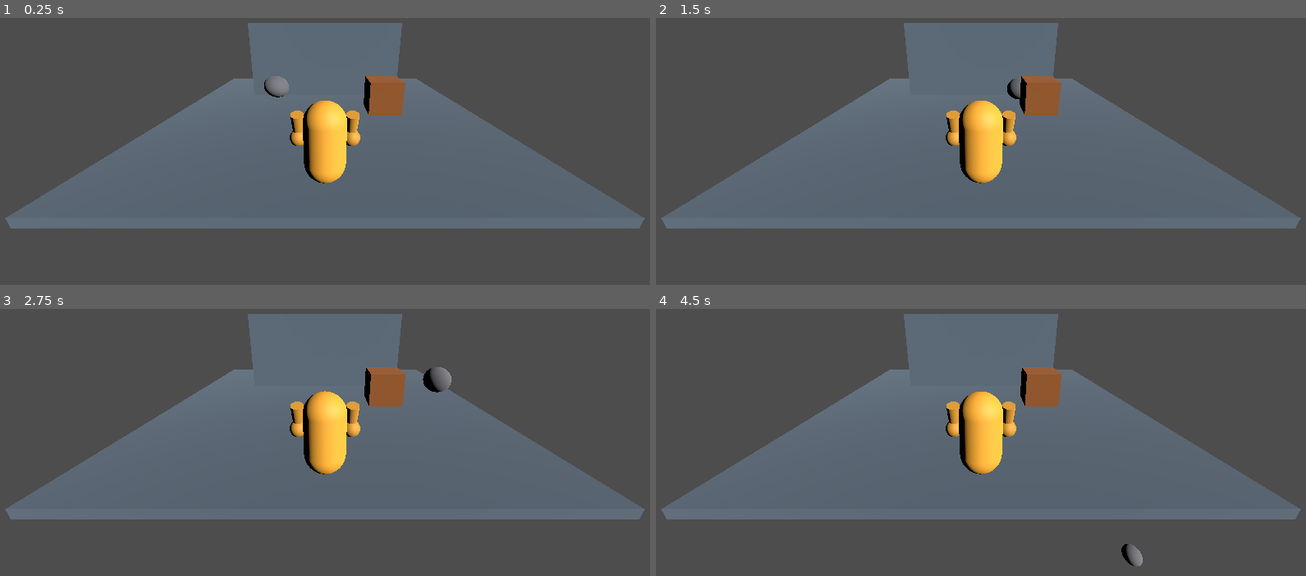
Above: before the commit, frames 1-4 (two rows, left to right).
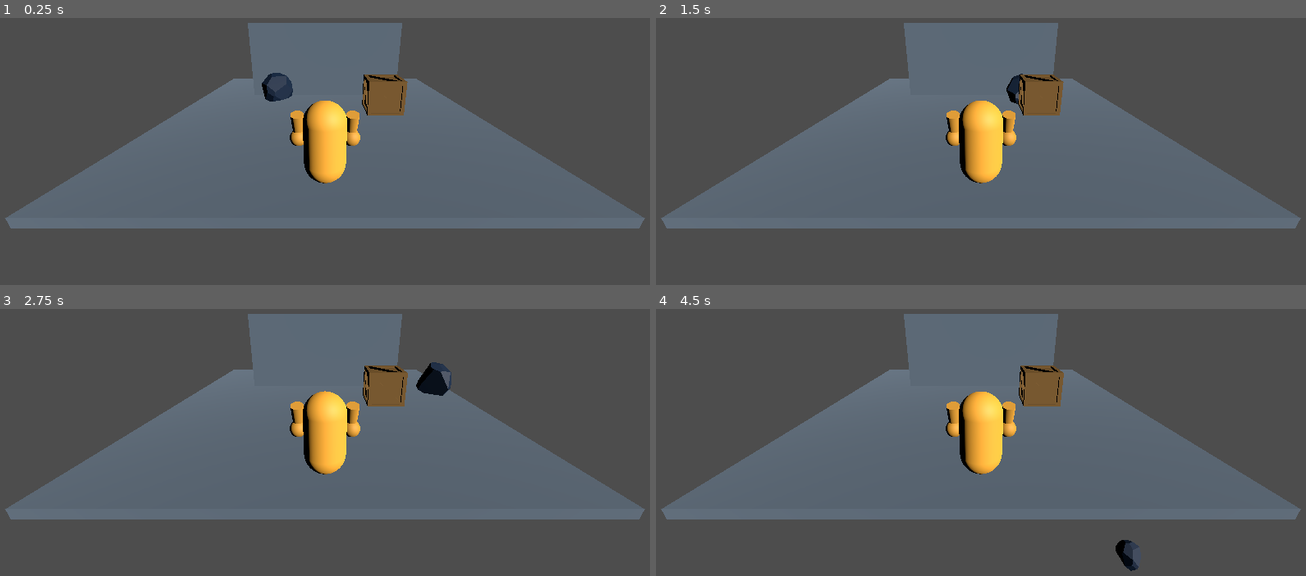
Above: after the commit, the same moments.

Repository: Delgado-dot/Cuy-Kombat
Game: Godot game, scene res://tests/objects/breakable_impact_test.tscn
Two runs of this game, one before a commit and one after it. Both use one fixed random seed, a clock stepped at 60 frames per second and the inputs below. This scene is started directly instead of the project's main scene.
Inputs:
- Up to frame 1 (0.25 s): no input
- Up to frame 2 (1.5 s): tap Enter at 0.5 s; hold Right 0.53-1.28 s; tap G (grab_p1) at 0.6 s; tap Space at 0.77 s; hold Down from 1.28 s (still down); tap K (grab_p2) at 1.35 s
- Up to frame 3 (2.75 s): tap Space at 1.52 s; release Down at 2.03 s; hold Right from 2.03 s (still down); tap T (throw_p1) at 2.1 s
- Up to frame 4 (4.5 s): release Right at 2.78 s; hold Up 2.78-3.53 s; tap O (throw_p2) at 2.85 s; tap Space at 3.02, 3.77 s; hold Left from 3.53 s (still down); tap Enter at 3.6 s; tap Ctrl at 4.35 s

The runs differ from the first frame. In frame 1, 1.3% of the frame differs, in the area x 40-63%, y 20-37%; in frame 2, 1.1%; in frame 3, 1.4%, in the area x 55-70%, y 19-37%; in frame 4, 1.2%.

Commit message:
feat(objects): integrate 3d object models

Diff:
--- a/scenes/gameplay/barrel.tscn
+++ b/scenes/gameplay/barrel.tscn
@@ -1,16 +1,8 @@
-[gd_scene load_steps=5 format=3]
+[gd_scene load_steps=4 format=3]
 
 [ext_resource type="PackedScene" path="res://scenes/gameplay/interactable_object.tscn" id="1_interactable"]
 [ext_resource type="Script" path="res://scripts/gameplay/barrel.gd" id="2_barrel"]
-
-[sub_resource type="StandardMaterial3D" id="StandardMaterial3D_barrel"]
-albedo_color = Color(0.32, 0.14, 0.05, 1)
-
-[sub_resource type="CylinderMesh" id="CylinderMesh_barrel"]
-material = SubResource("StandardMaterial3D_barrel")
-top_radius = 0.5
-bottom_radius = 0.5
-height = 1.2
+[ext_resource type="PackedScene" path="res://assets/models/barril.glb" id="3_glb"]
 
 [sub_resource type="CylinderShape3D" id="CylinderShape3D_barrel"]
 radius = 0.5
@@ -26,4 +18,7 @@
 shape = SubResource("CylinderShape3D_barrel")
 
 [node name="MeshInstance3D" parent="." index="1"]
-mesh = SubResource("CylinderMesh_barrel")
+visible = false
+
+[node name="BarrilModel" parent="." instance=ExtResource("3_glb")]
+transform = Transform3D(0.6, 0, 0, 0, 0.72, 0, 0, 0, 0.6, -0.01, -0.05, -0.14)
--- a/scenes/gameplay/breakable_box.tscn
+++ b/scenes/gameplay/breakable_box.tscn
@@ -1,14 +1,8 @@
-[gd_scene load_steps=5 format=3]
+[gd_scene load_steps=4 format=3]
 
 [ext_resource type="PackedScene" path="res://scenes/gameplay/interactable_object.tscn" id="1_interactable"]
 [ext_resource type="Script" path="res://scripts/gameplay/breakable_box.gd" id="2_breakable_box"]
-
-[sub_resource type="StandardMaterial3D" id="StandardMaterial3D_box"]
-albedo_color = Color(0.5, 0.28, 0.1, 1)
-
-[sub_resource type="BoxMesh" id="BoxMesh_box"]
-material = SubResource("StandardMaterial3D_box")
-size = Vector3(1.1, 1.1, 1.1)
+[ext_resource type="PackedScene" path="res://assets/models/Caja.glb" id="3_glb"]
 
 [sub_resource type="BoxShape3D" id="BoxShape3D_box"]
 size = Vector3(1.1, 1.1, 1.1)
@@ -22,4 +16,7 @@
 shape = SubResource("BoxShape3D_box")
 
 [node name="MeshInstance3D" parent="." index="1"]
-mesh = SubResource("BoxMesh_box")
+visible = false
+
+[node name="CajaModel" parent="." instance=ExtResource("3_glb")]
+transform = Transform3D(0.6, 0, 0, 0, 0.6, 0, 0, 0, 0.6, 0, 0, 0)
--- a/scenes/gameplay/log.tscn
+++ b/scenes/gameplay/log.tscn
@@ -1,15 +1,7 @@
-[gd_scene load_steps=5 format=3]
+[gd_scene load_steps=3 format=3]
 
 [ext_resource type="Script" path="res://scripts/physics/log.gd" id="1_log"]
-
-[sub_resource type="StandardMaterial3D" id="StandardMaterial3D_log"]
-albedo_color = Color(0.36, 0.22, 0.1, 1)
-
-[sub_resource type="CylinderMesh" id="CylinderMesh_log"]
-material = SubResource("StandardMaterial3D_log")
-top_radius = 0.4
-bottom_radius = 0.4
-height = 3.0
+[ext_resource type="PackedScene" path="res://assets/models/Tronco.glb" id="2_glb"]
 
 [sub_resource type="CylinderShape3D" id="CylinderShape3D_log"]
 radius = 0.4
@@ -20,7 +12,11 @@
 script = ExtResource("1_log")
 
 [node name="CollisionShape3D" type="CollisionShape3D" parent="."]
+transform = Transform3D(0, 1, 0, -1, 0, 0, 0, 0, 1, 0, 0, 0)
 shape = SubResource("CylinderShape3D_log")
 
 [node name="MeshInstance3D" type="MeshInstance3D" parent="."]
-mesh = SubResource("CylinderMesh_log")
+visible = false
+
+[node name="TroncoModel" parent="." instance=ExtResource("2_glb")]
+transform = Transform3D(0, 0.34, 0, -1.5, 0, 0, 0, 0, 0.34, 0, 0, 0)
--- a/scenes/gameplay/rock.tscn
+++ b/scenes/gameplay/rock.tscn
@@ -1,15 +1,8 @@
-[gd_scene load_steps=5 format=3]
+[gd_scene load_steps=4 format=3]
 
 [ext_resource type="PackedScene" path="res://scenes/gameplay/interactable_object.tscn" id="1_interactable"]
 [ext_resource type="Script" path="res://scripts/gameplay/rock.gd" id="2_rock"]
-
-[sub_resource type="StandardMaterial3D" id="StandardMaterial3D_rock"]
-albedo_color = Color(0.36, 0.36, 0.38, 1)
-
-[sub_resource type="SphereMesh" id="SphereMesh_rock"]
-material = SubResource("StandardMaterial3D_rock")
-radius = 0.5
-height = 0.8
+[ext_resource type="PackedScene" path="res://assets/models/roca.glb" id="3_glb"]
 
 [sub_resource type="SphereShape3D" id="SphereShape3D_rock"]
 radius = 0.5
@@ -23,4 +16,7 @@
 shape = SubResource("SphereShape3D_rock")
 
 [node name="MeshInstance3D" parent="." index="1"]
-mesh = SubResource("SphereMesh_rock")
+visible = false
+
+[node name="RocaModel" parent="." instance=ExtResource("3_glb")]
+transform = Transform3D(0.55, 0, 0, 0, 0.6, 0, 0, 0, 0.55, 0, -0.66, 0)
Binary file added: assets/models/Caja.glb
Not shown, added: assets/models/Caja.glb.import
Binary file added: assets/models/Tronco.glb
Not shown, added: assets/models/Tronco.glb.import
Binary file added: assets/models/barril.glb
Not shown, added: assets/models/barril.glb.import
Binary file added: assets/models/roca.glb
Not shown, added: assets/models/roca.glb.import
